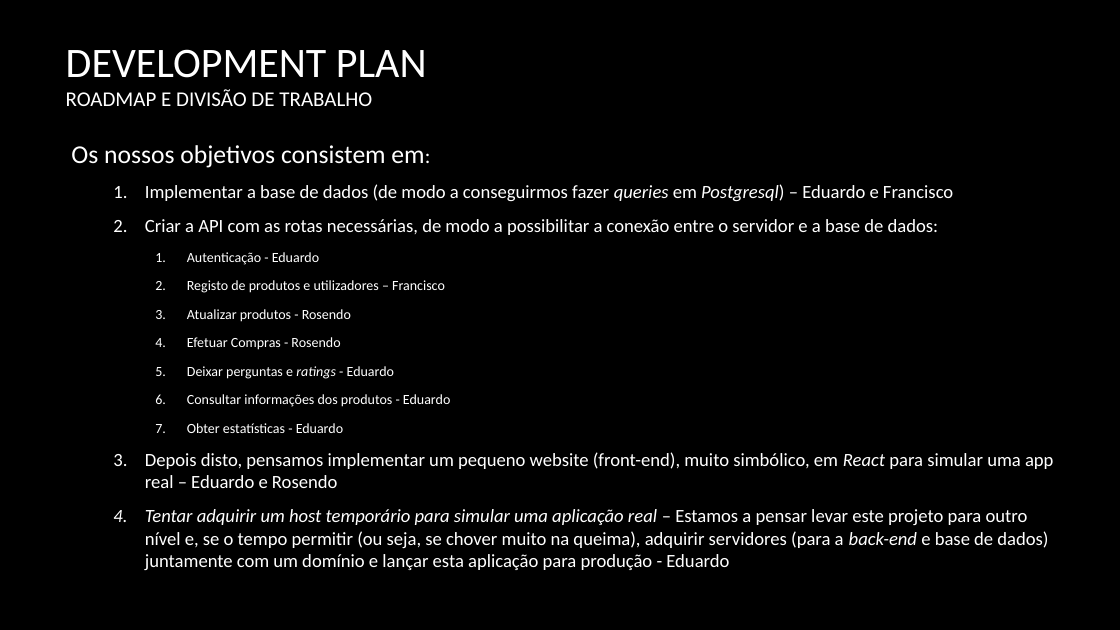
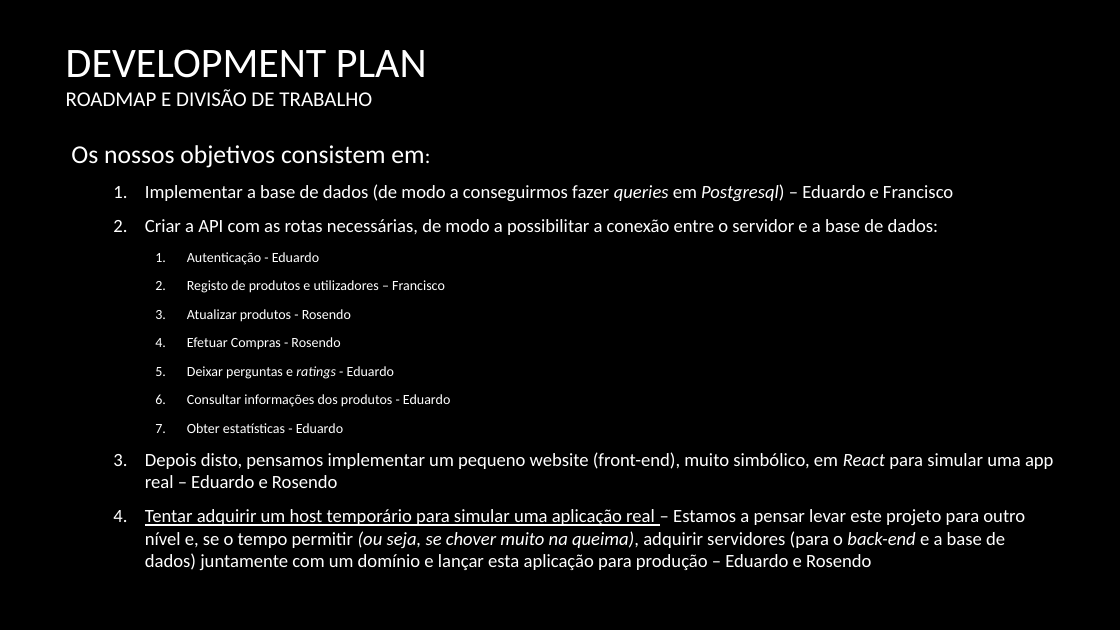
Before and after one commit to PolpEdu/Trabalho-Pr-ticpo, a slide deck: slide 17 of Trabalho prático.pptx (slide 14 before the commit). Drawn at 1120x630 pixels with LibreOffice and Linux fonts; fonts in the diff are those of the drawing; background and template pictures are left out. Boxes give left, top, right and bottom in pixels: in the first picture for what was removed or moved away, otherwise in the second. Text is boxed around its words. In the diff, an @@ line names an element or a change of style, - is before the commit and + after.

```diff
--- a/Trabalho prático.pptx
+++ b/Trabalho prático.pptx
@@ text at (145,509,1025,570): text changed @@
-  4. Tentar adquirir um host temporário para simular uma aplicação real – Estamos a pensar levar este projeto para outro nível e, se o tempo permitir (ou seja, se chover muito na queima), adquirir servidores (para a back-end e base de dados) juntamente com um domínio e lançar esta aplicação para produção - Eduardo
+  4. Tentar adquirir um host temporário para simular uma aplicação real – Estamos a pensar levar este projeto para outro nível e, se o tempo permitir (ou seja, se chover muito na queima), adquirir servidores (para o back-end e a base de dados) juntamente com um domínio e lançar esta aplicação para produção – Eduardo e Rosendo
```
Also in this commit, not shown: 10 other slides changed, 3 slides added, 4 other files.
